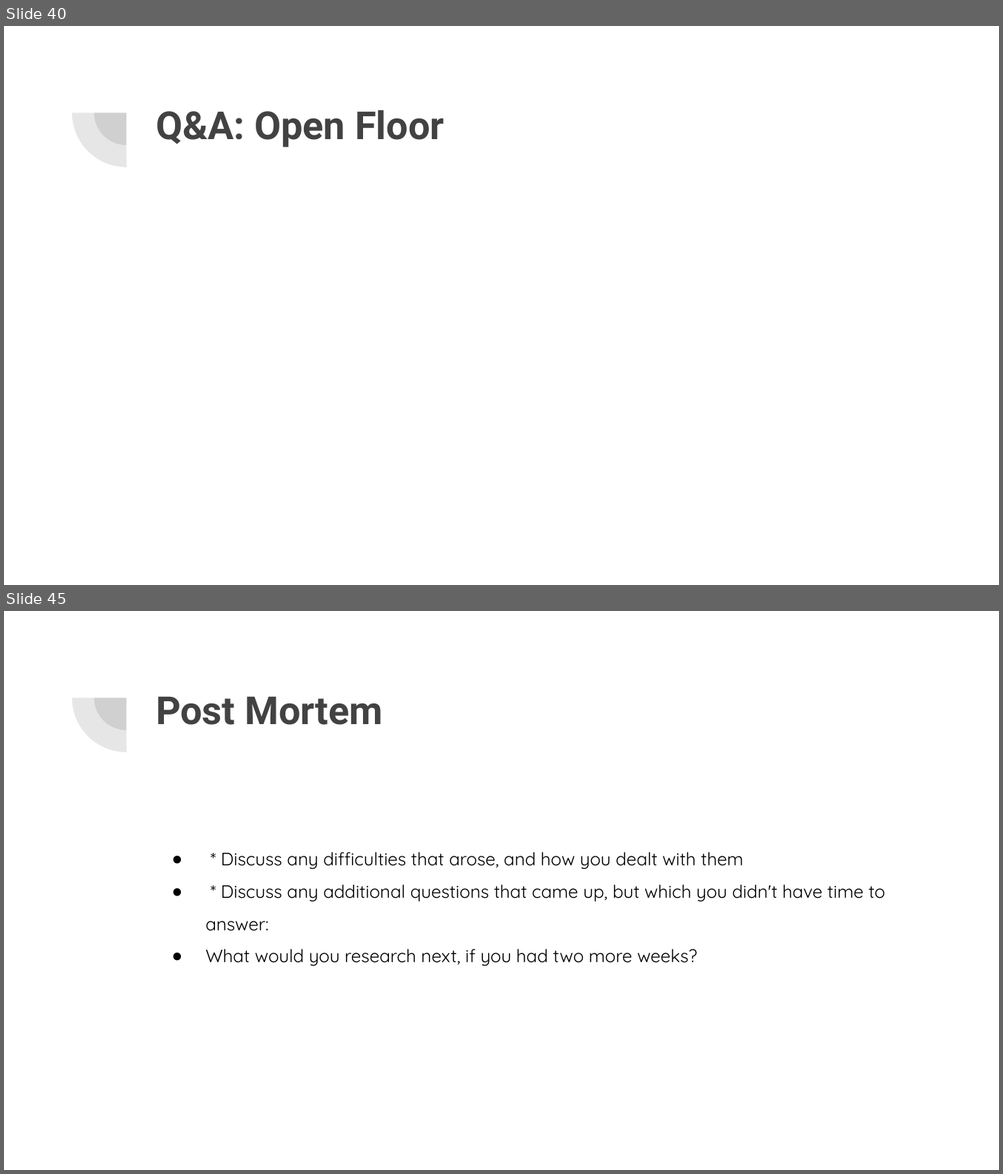
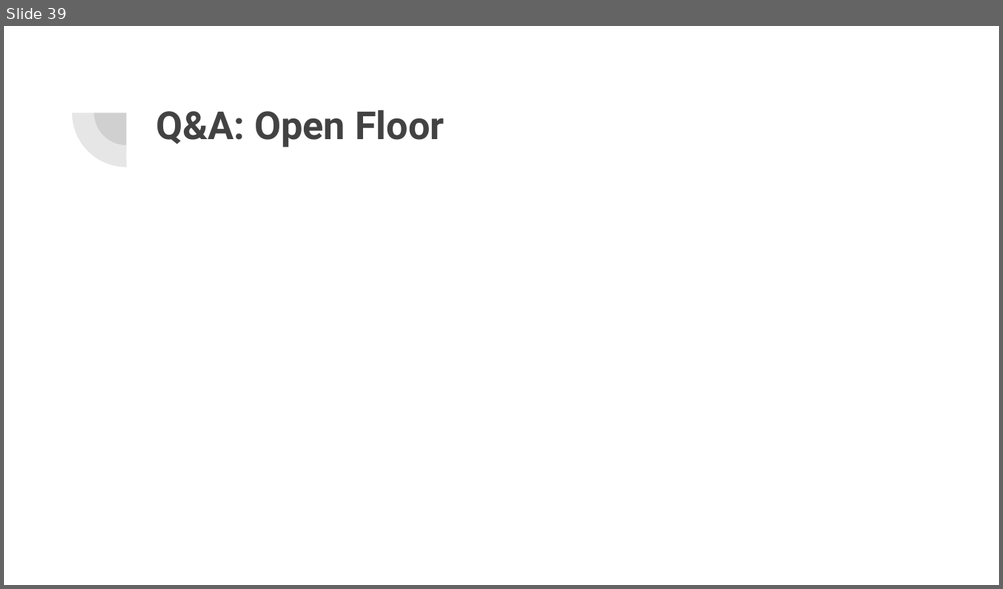
Before and after one commit to nix1228/Retro-Fireballs, a slide deck: Presentation/Retro Fireballs.pptx. Shown one above the other, each under a label of ours: slides 40 and 45 before the commit, slide 39 after it; the slides between them are not shown. The pictures are 1003x1174 and 1003x589 pixels, drawn with LibreOffice and Linux fonts; fonts in the diff are those of the drawing. Boxes give left, top, right and bottom in pixels: in the first picture for what was removed or moved away, otherwise in the second. Text is boxed around its words. In the diff, an @@ line names an element or a change of style, - is before the commit and + after.

```diff
--- a/Presentation/Retro Fireballs.pptx
+++ b/Presentation/Retro Fireballs.pptx
@@ slide 45 removed at [4, 611, 999, 1170], background #FFFFFF; not listed: 2 template elements that a slide beside it also shows @@
@@ title removed at [156, 697, 383, 725] @@
-Post Mortem
@@ text removed at [205, 852, 885, 966] @@
-● * Discuss any difficulties that arose, and how you dealt with them
-● * Discuss any additional questions that came up, but which you didn't have time to answer:
-● What would you research next, if you had two more weeks?
@@ what was slide 40 is now slide 39 @@
```
Also in this commit, not shown: 1 slide changed, 5 other slides removed.
